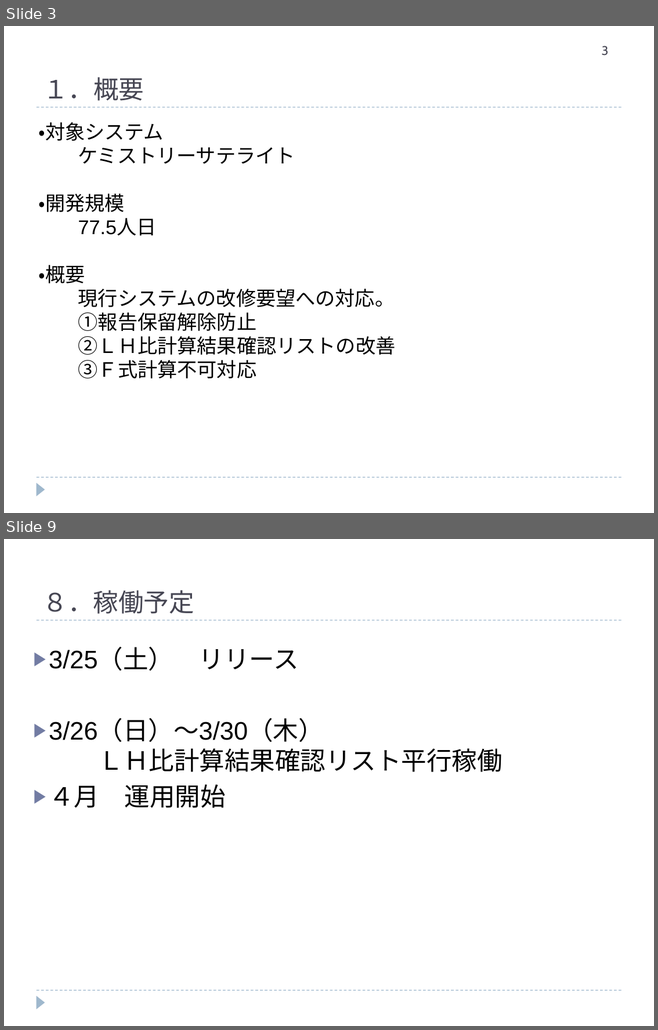
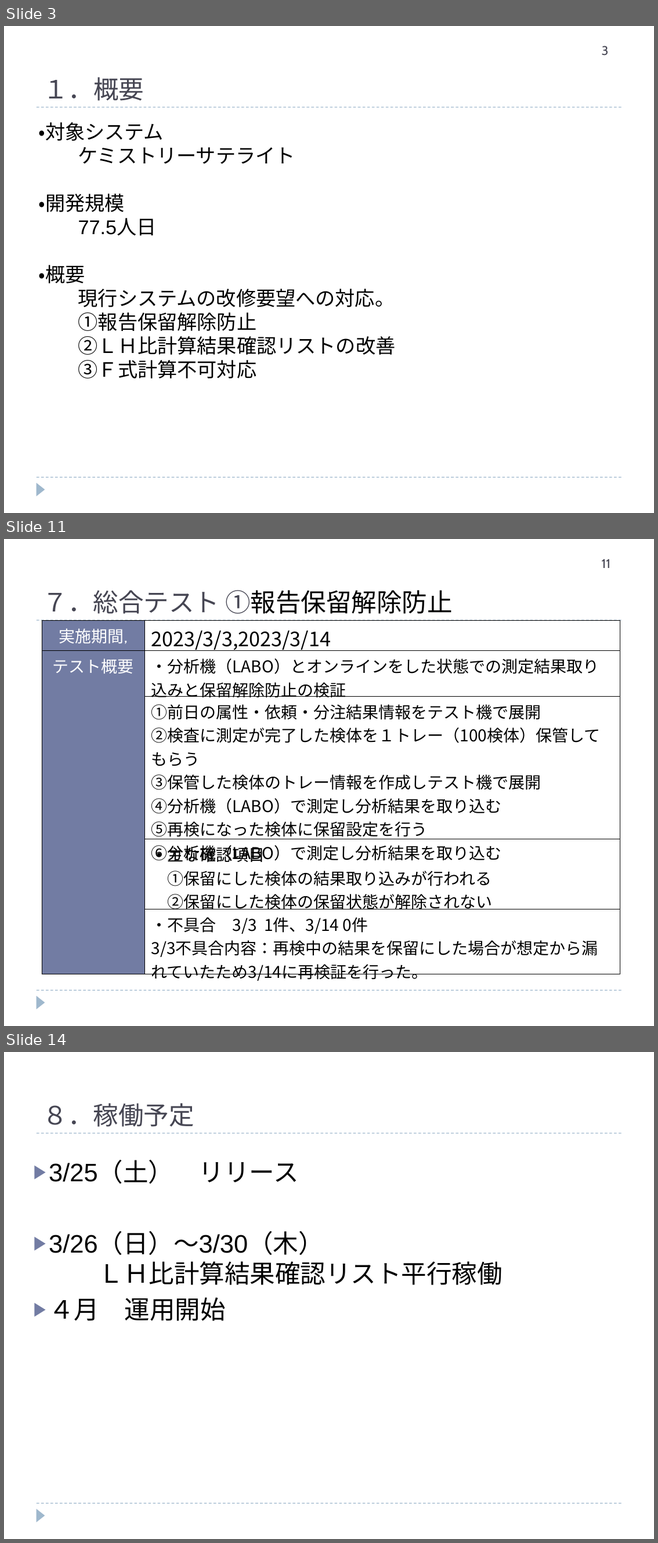
Before and after one commit to hanyutatsuya/Chemistory, a slide deck: 次期システム対応/レビュー/ケミストリー次期先行対応.ppt. Shown one above the other, each under a label of ours: slides 3 and 9 before the commit, slides 3, 11 and 14 after it; the slides between them are not shown. The pictures are 658x1030 and 658x1543 pixels, drawn with LibreOffice and Linux fonts; fonts in the diff are those of the drawing. Boxes give left, top, right and bottom in pixels: in the first picture for what was removed or moved away, otherwise in the second. Text is boxed around its words. In the diff, an @@ line names an element or a change of style, - is before the commit and + after.

```diff
--- a/次期システム対応/レビュー/ケミストリー次期先行対応.ppt
+++ b/次期システム対応/レビュー/ケミストリー次期先行対応.ppt
@@ slide 11 added at (x1=4, y1=539, x2=654, y2=1026), background #FFFFFF; not listed: 3 template elements that a slide beside it also shows @@
@@ page number added at (x1=601, y1=559, x2=610, y2=568), 14 pt, text #464653 @@
+11
@@ text added at (x1=43, y1=590, x2=452, y2=614), 28 pt, text #464653 @@
+７．総合テスト ①報告保留解除防止
@@ table added at (x1=42, y1=620, x2=619, y2=993), 5 rows, 2 columns @@
+実施期間, | 2023/3/3,2023/3/14
+テスト概要 | ・分析機（LABO）とオンラインをした状態での測定結果取り込みと保留解除防止の検証
+ | ①前日の属性・依頼・分注結果情報をテスト機で展開 / ②検査に測定が完了した検体を１トレー（100検体）保管してもらう / ③保管した検体のトレー情報を作成しテスト機で展開 / ④分析機（LABO）で測定し分析結果を取り込む / ⑤再検になった検体に保留設定を行う / ⑥分析機（LABO）で測定し分析結果を取り込む
+ | ・主な確認項目 / ①保留にした検体の結果取り込みが行われる / ②保留にした検体の保留状態が解除されない
+ | ・不具合 3/3 1件、3/14 0件 / 3/3不具合内容：再検中の結果を保留にした場合が想定から漏れていたため3/14に再検証を行った。
@@ what was slide 9 is now slide 14 @@
```
Also in this commit, not shown: 4 slides changed, 6 other slides added, 2 slides removed.
